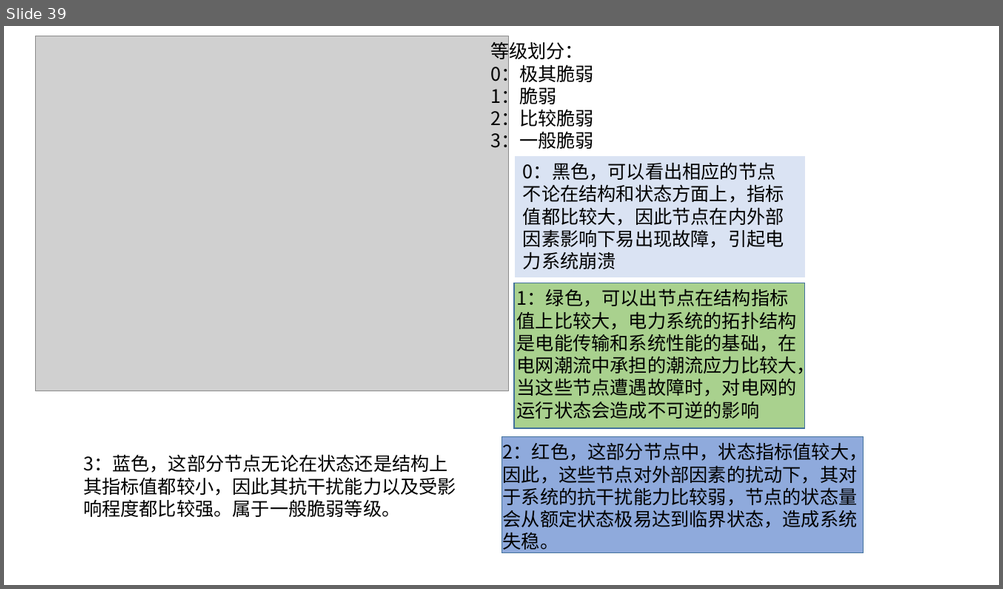
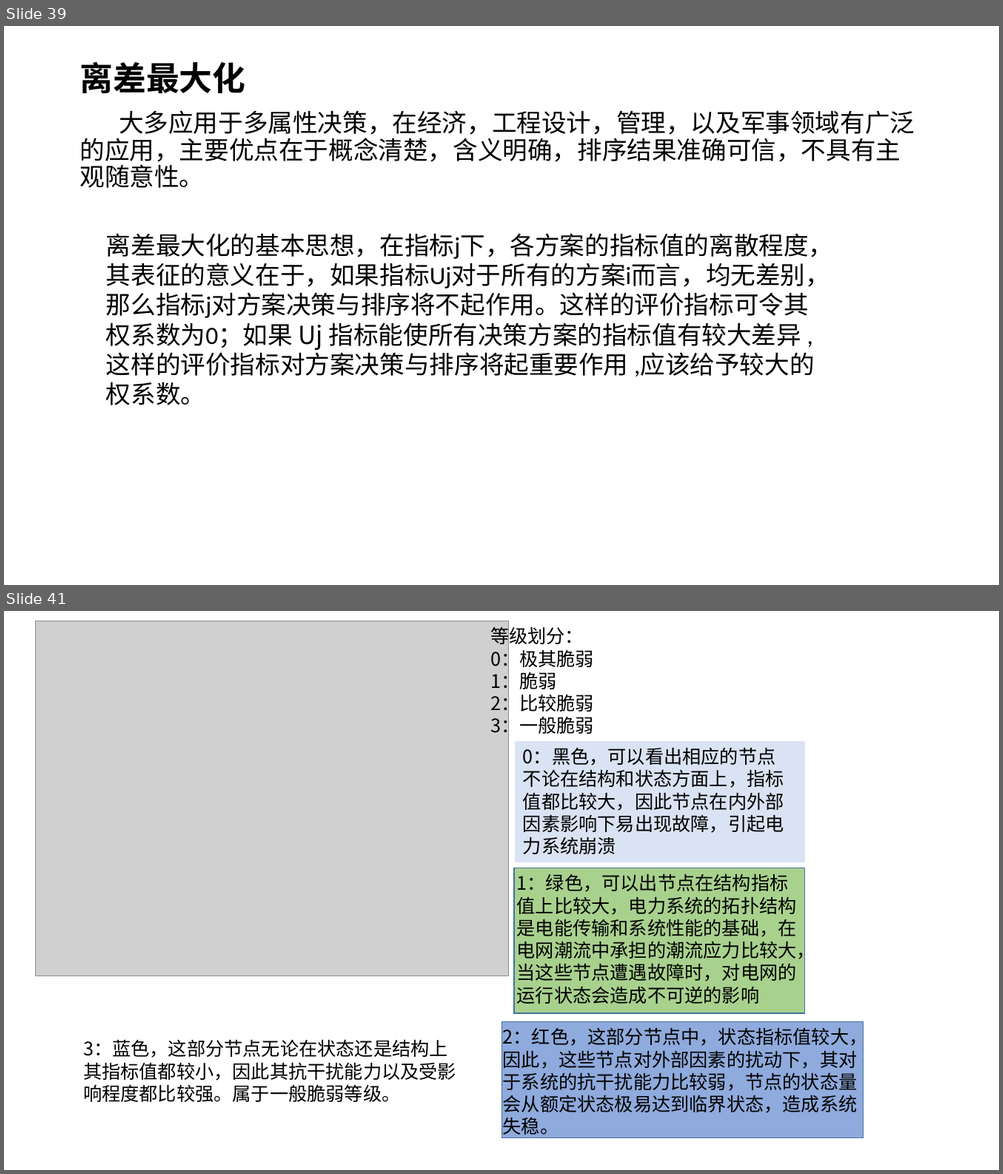
Before and after one commit to LJCcn/Graduation_thesis, a slide deck: 电力系统脆弱性研究/电力系统脆弱性研究.pptx. Shown one above the other, each under a label of ours: slide 39 before the commit, slides 39 and 41 after it; the slides between them are not shown. The pictures are 1003x589 and 1003x1174 pixels, drawn with LibreOffice and Linux fonts; fonts in the diff are those of the drawing; grey boxes stand for pictures. Boxes give left, top, right and bottom in pixels: in the first picture for what was removed or moved away, otherwise in the second. Text is boxed around its words. In the diff, an @@ line names an element or a change of style, - is before the commit and + after.

```diff
--- a/电力系统脆弱性研究/电力系统脆弱性研究.pptx
+++ b/电力系统脆弱性研究/电力系统脆弱性研究.pptx
@@ slide 39 added at (4,26,999,585), background #FFFFFF @@
@@ title added at (79,62,245,93), 32 pt, text #000000, bold @@
+离差最大化
@@ text added at (79,110,914,188), 24 pt, text #000000 @@
+大多应用于多属性决策，在经济，工程设计，管理，以及军事领域有广泛的应用，主要优点在于概念清楚，含义明确，排序结果准确可信，不具有主观随意性。
@@ text added at (106,233,833,406), 24 pt, text #000000 @@
+离差最大化的基本思想，在指标j下，各方案的指标值的离散程度，其表征的意义在于，如果指标Uj对于所有的方案i而言，均无差别，那么指标j对方案决策与排序将不起作用。这样的评价指标可令其权系数为0；如果 Uj 指标能使所有决策方案的指标值有较大差异 ,这样的评价指标对方案决策与排序将起重要作用 ,应该给予较大的权系数。
@@ what was slide 39 is now slide 41 @@
```
Also in this commit, not shown: 1 slide changed, 5 other slides added, 5 other files.
